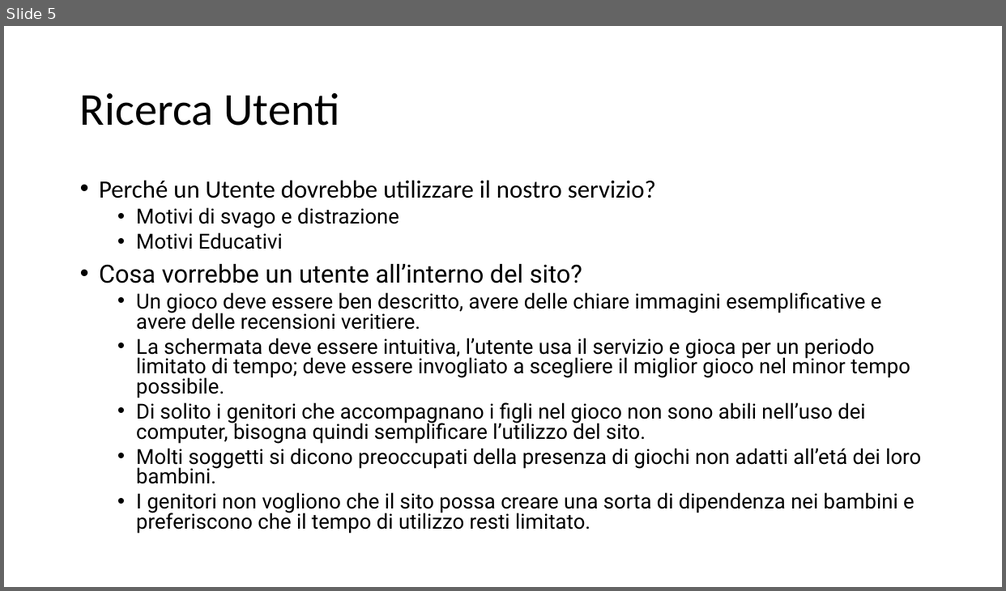
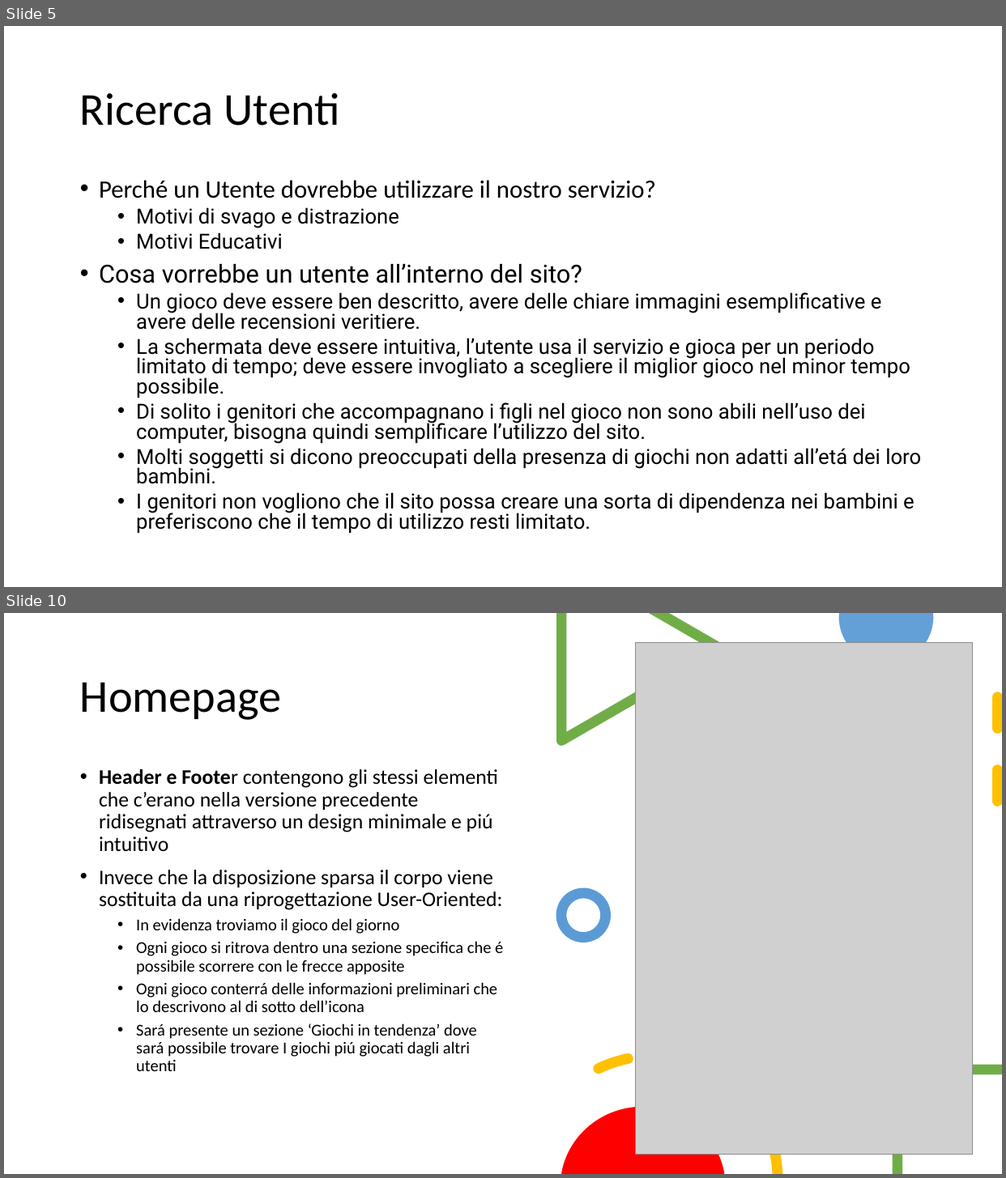
Before and after one commit to MarcoTomasone/Gioco.it-Redesign, a slide deck: Consegna/ProjectHighlights.pptx. Shown one above the other, each under a label of ours: slide 5 before the commit, slides 5 and 10 after it; the slides between them are not shown. The pictures are 1006x591 and 1006x1178 pixels, drawn with LibreOffice and Linux fonts; fonts in the diff are those of the drawing; grey boxes stand for pictures. Boxes give left, top, right and bottom in pixels: in the first picture for what was removed or moved away, otherwise in the second. Text is boxed around its words. In the diff, an @@ line names an element or a change of style, - is before the commit and + after.

```diff
--- a/Consegna/ProjectHighlights.pptx
+++ b/Consegna/ProjectHighlights.pptx
@@ slide 10 added at [4,613,1002,1174], background #FFFFFF @@
@@ freeform shape added at [556,613,726,746], fill #70AD47 @@
@@ freeform shape added at [839,613,933,664], fill #5B9BD5 at 95% opacity @@
@@ picture added at [636,643,973,1155] @@
@@ title added at [80,682,282,720], 44 pt, text #000000 @@
+Homepage
@@ line added from (998, 697) to (998, 828), #FFC000 10 pt dashed @@
@@ text added at [99,769,503,1071], 16 pt, text #000000 @@
+• Header e Footer contengono gli stessi elementi che c’erano nella versione precedente ridisegnati attraverso un design minimale e piú intuitivo
+• Invece che la disposizione sparsa il corpo viene sostituita da una riprogettazione User-Oriented:
+  • In evidenza troviamo il gioco del giorno
+  • Ogni gioco si ritrova dentro una sezione specifica che é possibile scorrere con le frecce apposite
+  • Ogni gioco conterrá delle informazioni preliminari che lo descrivono al di sotto dell’icona
+  • Sará presente un sezione ‘Giochi in tendenza’ dove sará possibile trovare I giochi piú giocati dagli altri utenti
@@ ellipse added at [562,893,606,937], outline #5B9BD5 10 pt @@
@@ freeform shape added at [591,1016,787,1174], fill #FFC000 @@
@@ freeform shape added at [893,1065,1002,1174], fill #70AD47 @@
@@ freeform shape added at [562,1107,725,1174], fill #FF0000 @@
```
Also in this commit, not shown: 8 slides changed, 2 other slides added.
